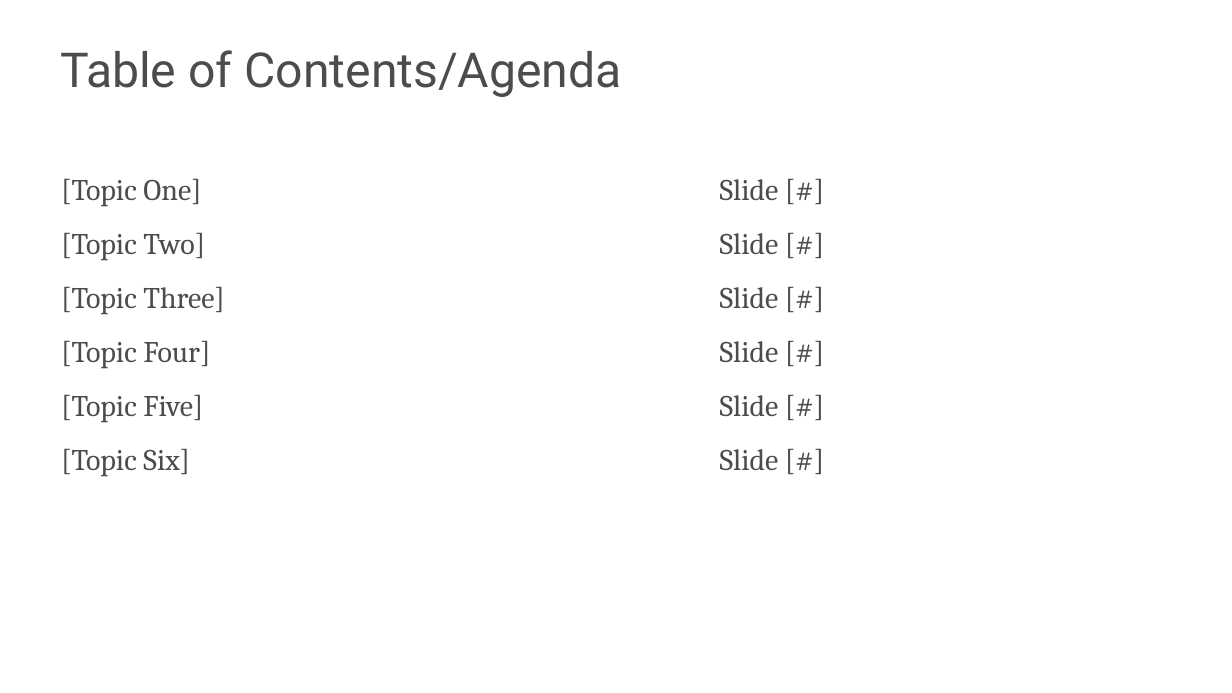
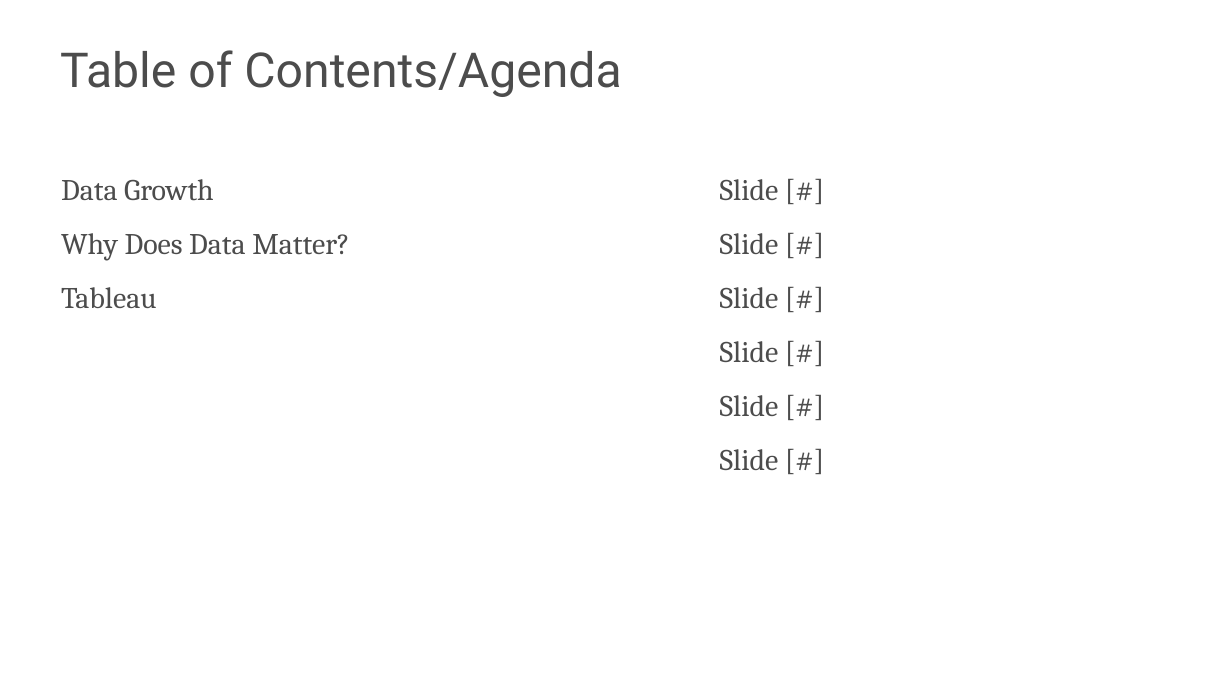
Before and after one commit to s-kyle-reed/data-lecture, a slide deck: slide 9 of lecture.pptx. Drawn at 1232x693 pixels with LibreOffice and Linux fonts; fonts in the diff are those of the drawing; background and template pictures are left out. Boxes give left, top, right and bottom in pixels: in the first picture for what was removed or moved away, otherwise in the second. Text is boxed around its words. In the diff, an @@ line names an element or a change of style, - is before the commit and + after.

```diff
--- a/lecture.pptx
+++ b/lecture.pptx
@@ text at box(61, 179, 349, 308): text changed @@
-[Topic One]
-[Topic Two]
-[Topic Three]
-[Topic Four]
-[Topic Five]
-[Topic Six]
+Data Growth
+Why Does Data Matter?
+Tableau
```
Also in this commit, not shown: 1 other slide changed, 2 other files.
